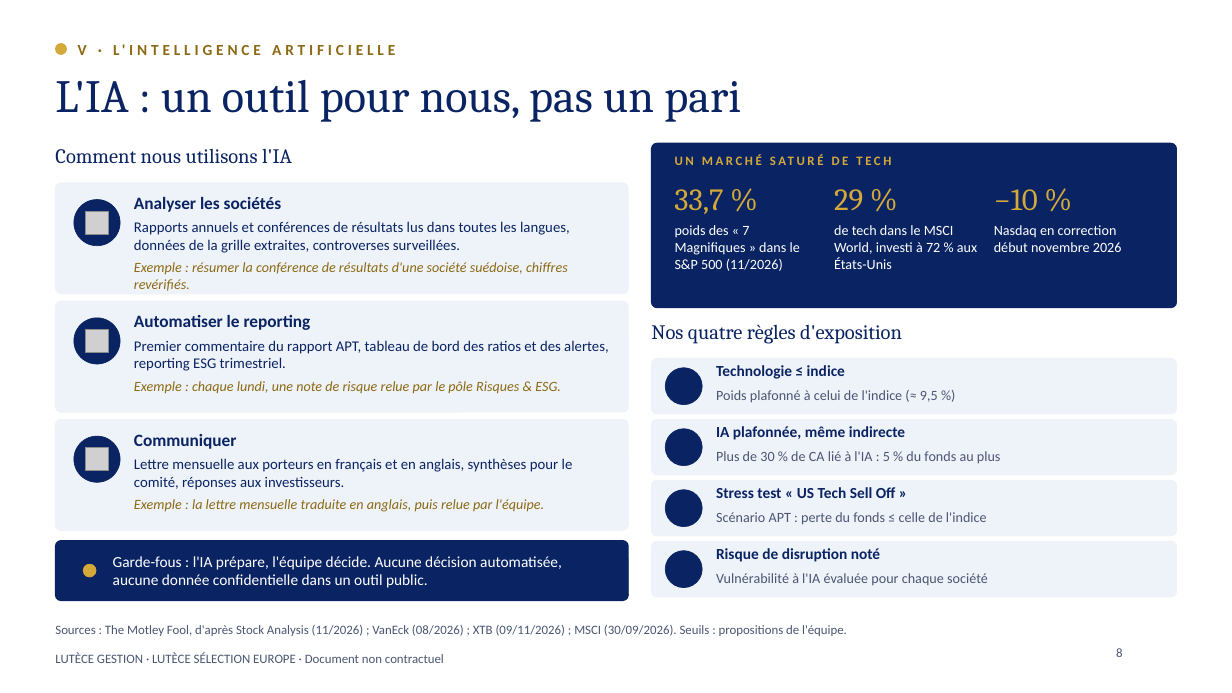
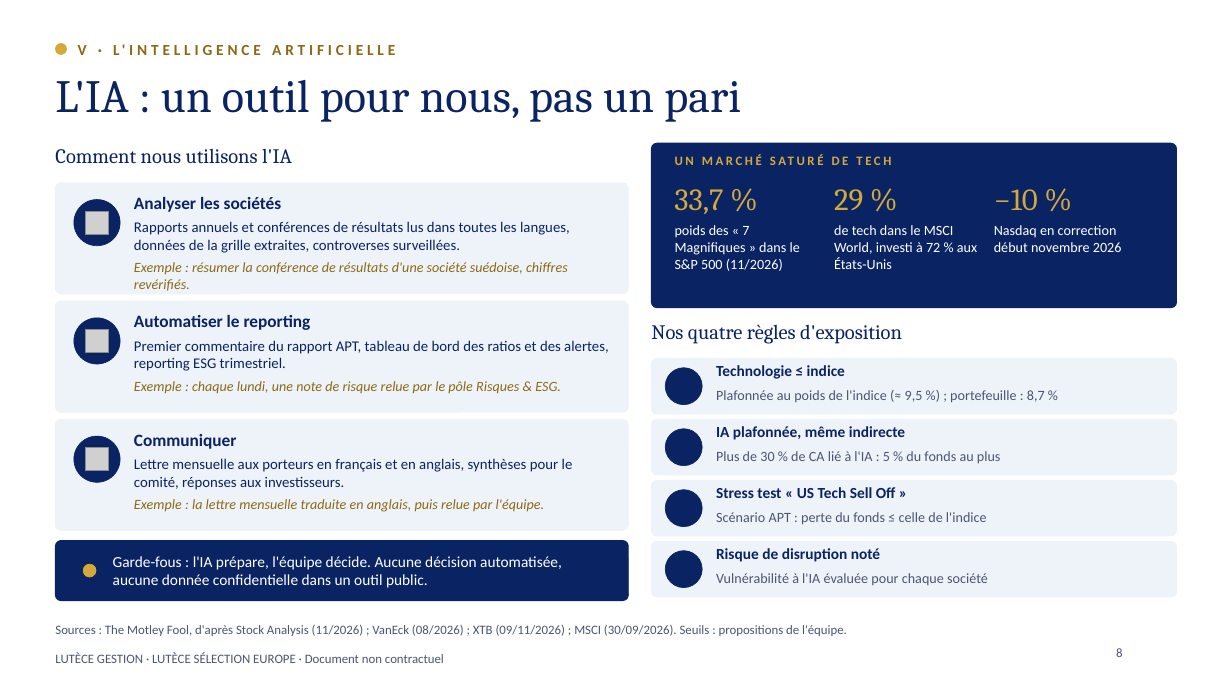
Before and after one commit to charlesarthurfrancois-sys/ponytail, a slide deck: slide 8 of student-challenge/Lutece_Selection_Europe_Student_Challenge.pptx. Drawn at 1232x693 pixels with LibreOffice and Linux fonts; fonts in the diff are those of the drawing; grey boxes stand for pictures; background and template pictures are left out. Boxes give left, top, right and bottom in pixels: in the first picture for what was removed or moved away, otherwise in the second. Text is boxed around its words. In the diff, an @@ line names an element or a change of style, - is before the commit and + after.

```diff
--- a/student-challenge/Lutece_Selection_Europe_Student_Challenge.pptx
+++ b/student-challenge/Lutece_Selection_Europe_Student_Challenge.pptx
@@ text at (716, 390, 1045, 403): text changed @@
-Poids plafonné à celui de l'indice (≈ 9,5 %)
+Plafonnée au poids de l'indice (≈ 9,5 %) ; portefeuille : 8,7 %
```
Also in this commit, not shown: 7 other slides changed, 6 slides added, 1 other file.
